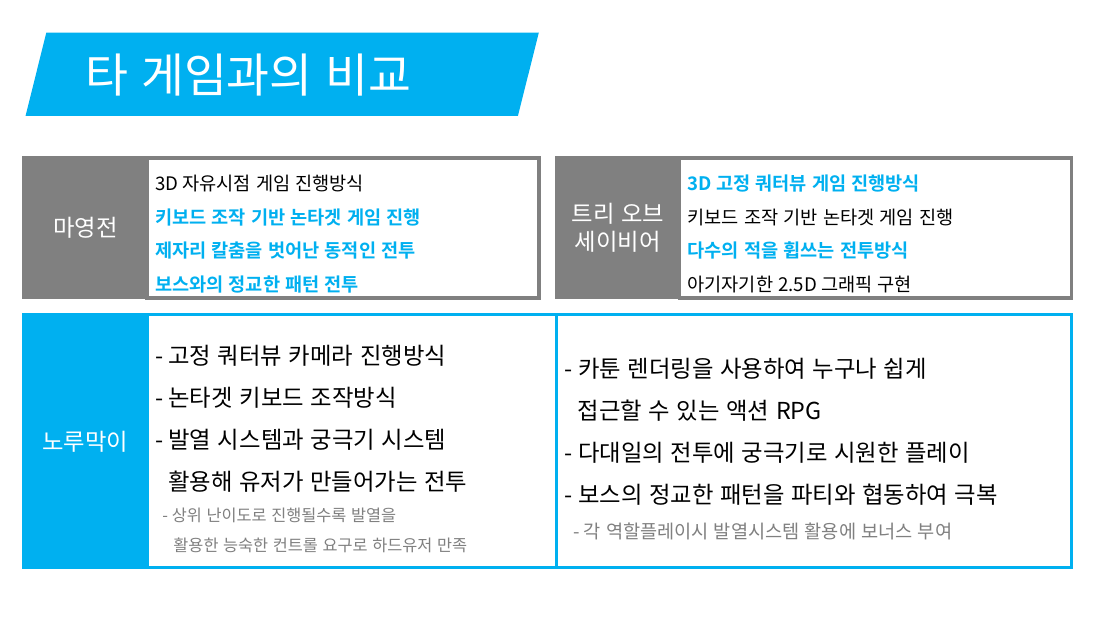
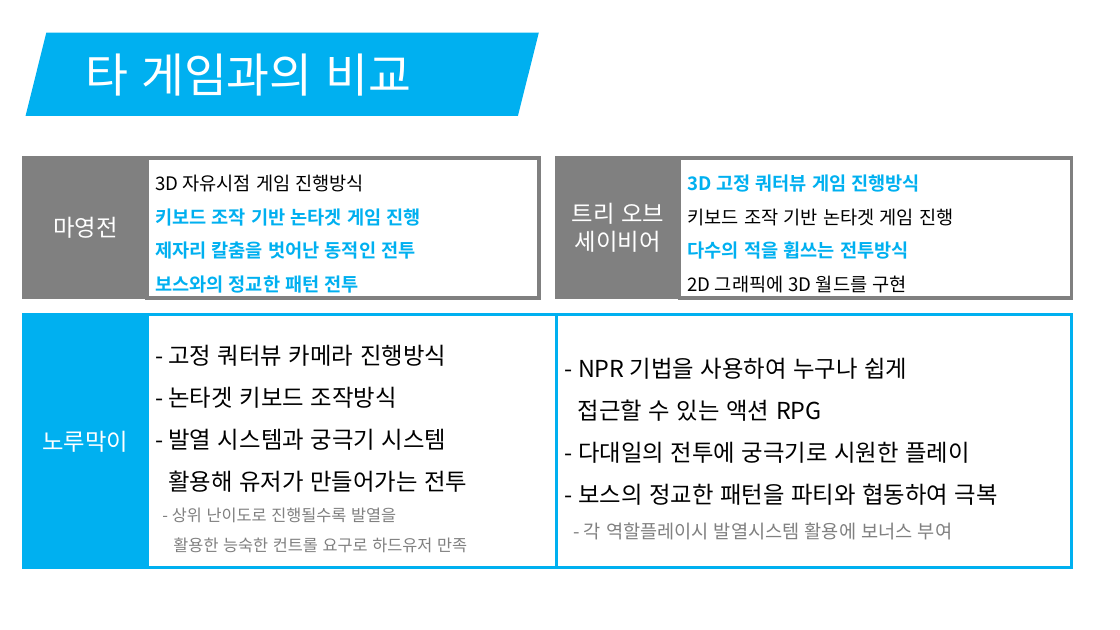
Before and after one commit to korleinster/gamebusdriver, a slide deck: slide 13 of documents/노루막이_김형준_신창섭_홍승필_허지훈.pptx. Drawn at 1120x630 pixels with LibreOffice and Linux fonts; fonts in the diff are those of the drawing; background and template pictures are left out. Boxes give left, top, right and bottom in pixels: in the first picture for what was removed or moved away, otherwise in the second. Text is boxed around its words. In the diff, an @@ line names an element or a change of style, - is before the commit and + after.

```diff
--- a/documents/노루막이_김형준_신창섭_홍승필_허지훈.pptx
+++ b/documents/노루막이_김형준_신창섭_홍승필_허지훈.pptx
@@ text in rectangle at [688, 275, 907, 297]: text changed @@
-아기자기한 2.5D 그래픽 구현
+2D 그래픽에 3D 월드를 구현
@@ text in rectangle at [578, 357, 907, 379]: text changed @@
-- 카툰 렌더링을 사용하여 누구나 쉽게
+- NPR 기법을 사용하여 누구나 쉽게
```
Also in this commit, not shown: 3 other slides changed.
